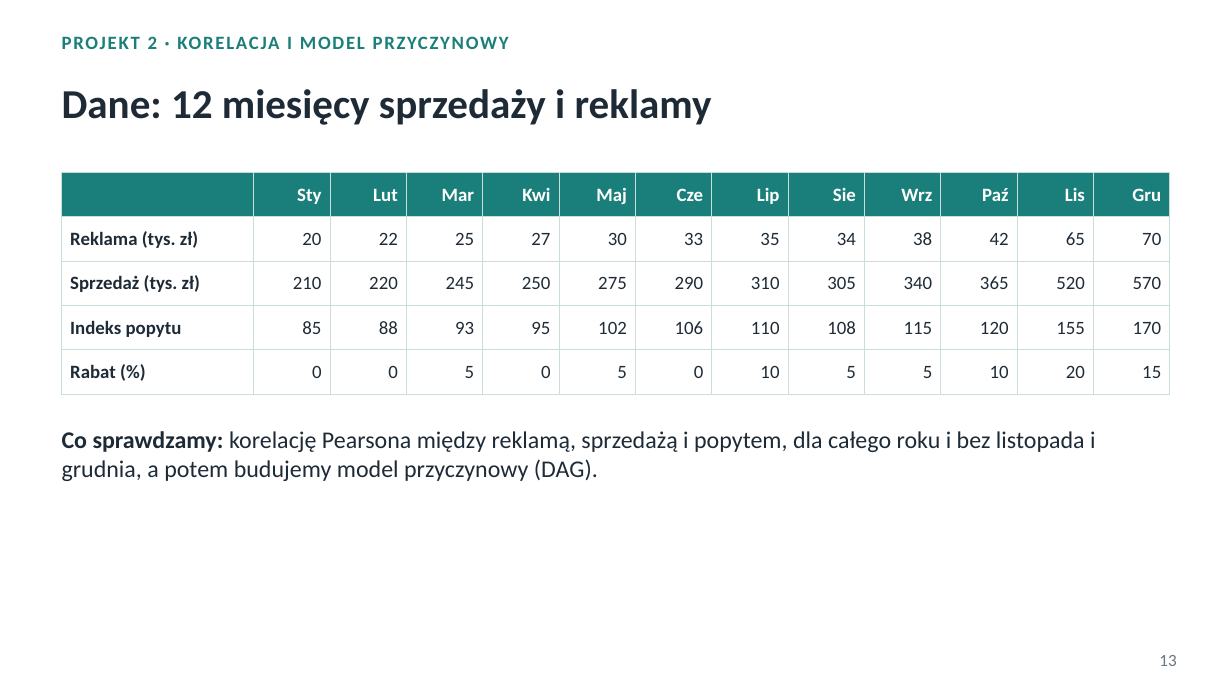
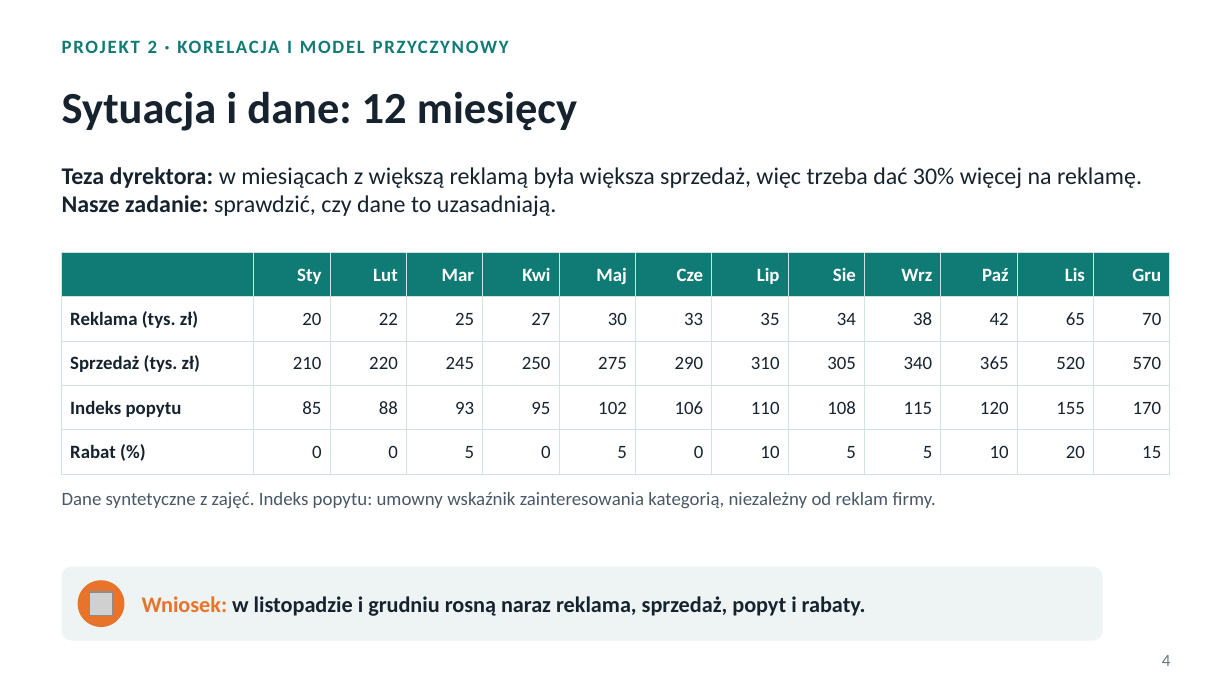
Before and after one commit to ploiu123/praca, a slide deck: slide 4 of prezentacja/Podstawy_analityki_projekty.pptx (slide 13 before the commit). Drawn at 1232x693 pixels with LibreOffice and Linux fonts; fonts in the diff are those of the drawing; grey boxes stand for pictures. Boxes give left, top, right and bottom in pixels: in the first picture for what was removed or moved away, otherwise in the second. Text is boxed around its words. In the diff, an @@ line names an element or a change of style, - is before the commit and + after.

```diff
--- a/prezentacja/Podstawy_analityki_projekty.pptx
+++ b/prezentacja/Podstawy_analityki_projekty.pptx
@@ text "PROJEKT 2 · KORELACJA I ..." at [62, 40, 509, 53]: text colour #1A7F7A to #0F7B74 @@
@@ title at [62, 91, 577, 131]: text changed; size 24 to 26 pt; text colour #1E2B37 to #16232F @@
-Dane: 12 miesięcy sprzedaży i reklamy
+Sytuacja i dane: 12 miesięcy
@@ text added at [62, 167, 1142, 216], 14 pt, text #16232F @@
+Teza dyrektora: w miesiącach z większą reklamą była większa sprzedaż, więc trzeba dać 30% więcej na reklamę. Nasze zadanie: sprawdzić, czy dane to uzasadniają.
@@ table at [62, 253, 1170, 462] @@
@@ fill #1A7F7A to #0F7B74 in row 1 @@
@@ text colour #1E2B37 to #16232F in "Reklama (tys. zł)", "20", "22", "25" and 48 more places @@
@@ borders changed @@
@@ table: place and size @@
-table at [62, 172, 1170, 382]
+table at [62, 253, 1170, 462]
@@ text removed at [62, 431, 1095, 481] @@
-Co sprawdzamy: korelację Pearsona między reklamą, sprzedażą i popytem, dla całego roku i bez listopada i grudnia, a potem budujemy model przyczynowy (DAG).
@@ text added at [62, 492, 936, 508], 11 pt, text #4A5866 @@
+Dane syntetyczne z zajęć. Indeks popytu: umowny wskaźnik zainteresowania kategorią, niezależny od reklam firmy.
@@ rounded rectangle added at [62, 567, 1103, 641], fill #EDF4F3 @@
@@ ellipse added at [78, 580, 124, 627], fill #E8742C @@
@@ picture added at [89, 591, 112, 615] @@
@@ text added at [142, 596, 866, 616], 13 pt, text #16232F, bold @@
+Wniosek: w listopadzie i grudniu rosną naraz reklama, sprzedaż, popyt i rabaty.
@@ page number removed at [1159, 655, 1176, 666] @@
-13
@@ page number added at [1162, 655, 1171, 666], 10 pt, text #6B7680 @@
+4
```
Also in this commit, not shown: 24 other slides changed, 10 slides added, 12 slides removed, 4 other files.
